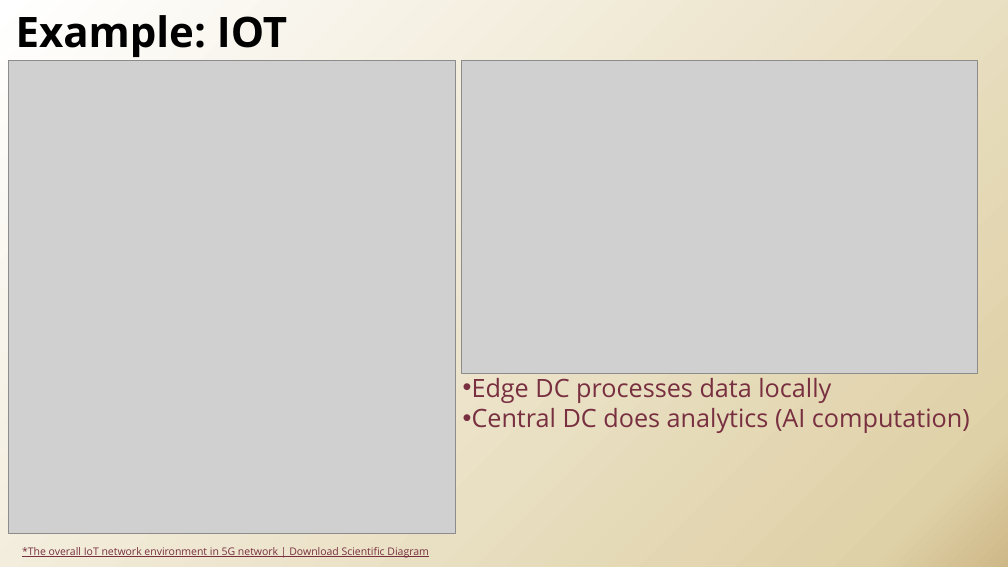
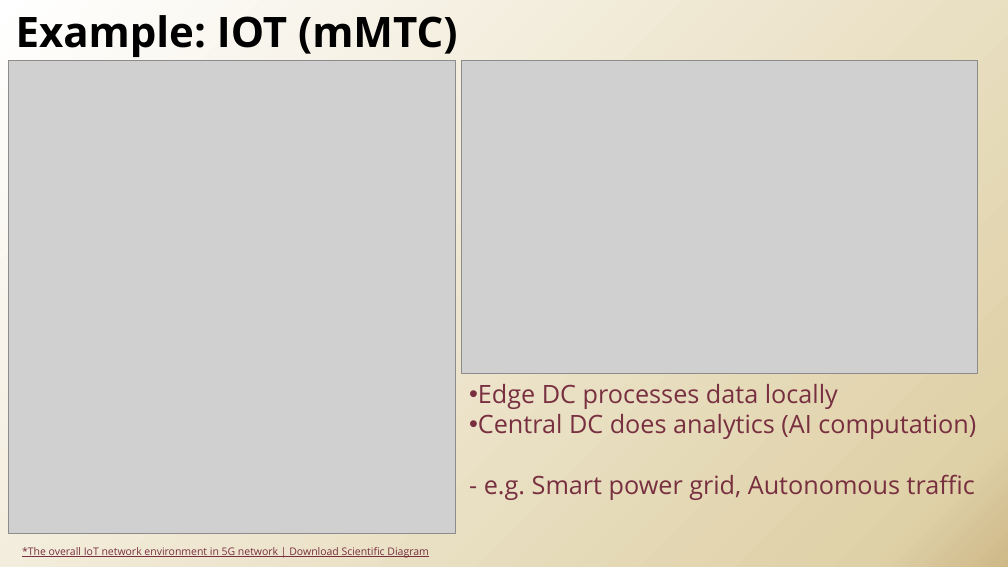
Before and after one commit to xinliulab/FSU-CIS4930-CIS5930-Future-Edge-Networks, a slide deck: slide 19 of l2_5g.pptx (slide 18 before the commit). Drawn at 1008x567 pixels with LibreOffice and Linux fonts; fonts in the diff are those of the drawing; grey boxes stand for pictures; background and template pictures are left out. Boxes give left, top, right and bottom in pixels: in the first picture for what was removed or moved away, otherwise in the second. Text is boxed around its words. In the diff, an @@ line names an element or a change of style, - is before the commit and + after.

```diff
--- a/l2_5g.pptx
+++ b/l2_5g.pptx
@@ title at bbox=[16, 15, 457, 57]: text changed @@
-Example: IOT
+Example: IOT (mMTC)
@@ subtitle "Edge DC processes data locally": place and size @@
-subtitle "Edge DC processes data locally" at bbox=[472, 373, 970, 433]
+subtitle "Edge DC processes data locally" at bbox=[478, 384, 976, 500]
@@ subtitle at bbox=[484, 474, 975, 500]: paragraph added @@
+- e.g. Smart power grid, Autonomous traffic
```
Also in this commit, not shown: 8 other slides changed, 2 slides added.
